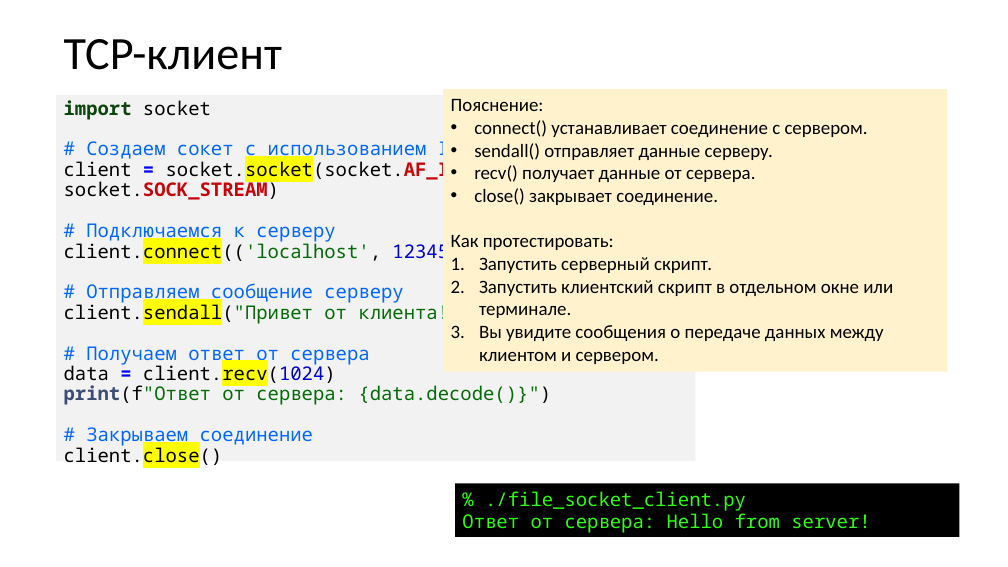
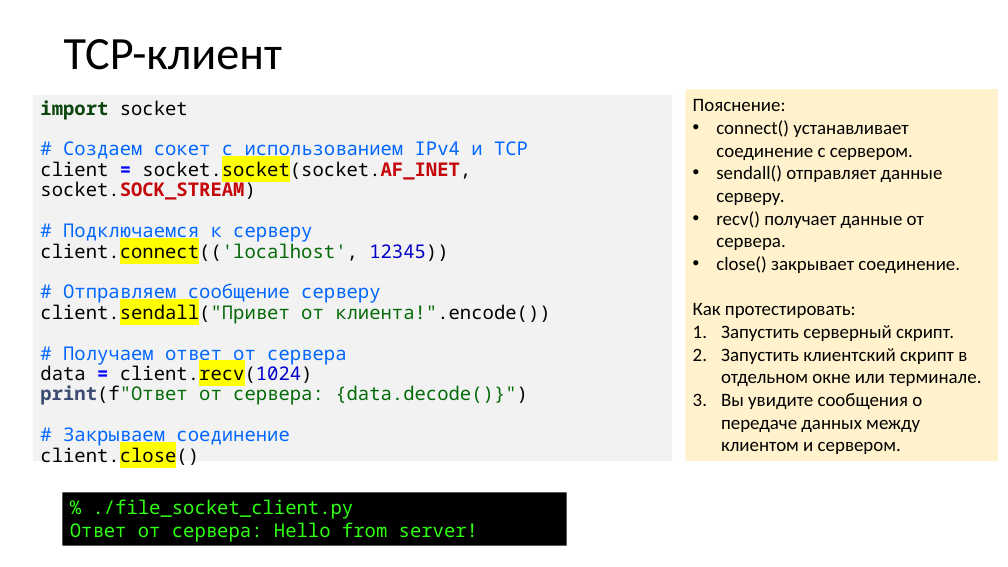
Before and after one commit to xtrueman/network_programming, a slide deck: slide 22 of Sockets.pptx. Drawn at 1008x567 pixels with LibreOffice and Linux fonts; fonts in the diff are those of the drawing. Boxes give left, top, right and bottom in pixels: in the first picture for what was removed or moved away, otherwise in the second. Text is boxed around its words. In the diff, an @@ line names an element or a change of style, - is before the commit and + after.

```diff
--- a/Sockets.pptx
+++ b/Sockets.pptx
@@ rectangle "Пояснение:": place and size @@
-rectangle "Пояснение:" at (443,89,948,372)
+rectangle "Пояснение:" at (686,89,999,461)
@@ text "import socket # Создаем сокет ...": place and size @@
-text "import socket # Создаем сокет ..." at (56,95,696,461)
+text "import socket # Создаем сокет ..." at (33,95,672,461)
@@ rectangle "% ./file_socket_client.py": place and size @@
-rectangle "% ./file_socket_client.py" at (455,484,960,538)
+rectangle "% ./file_socket_client.py" at (63,492,567,546)
```
Also in this commit, not shown: 1 other slide changed, 2 slides added, 7 other files.
